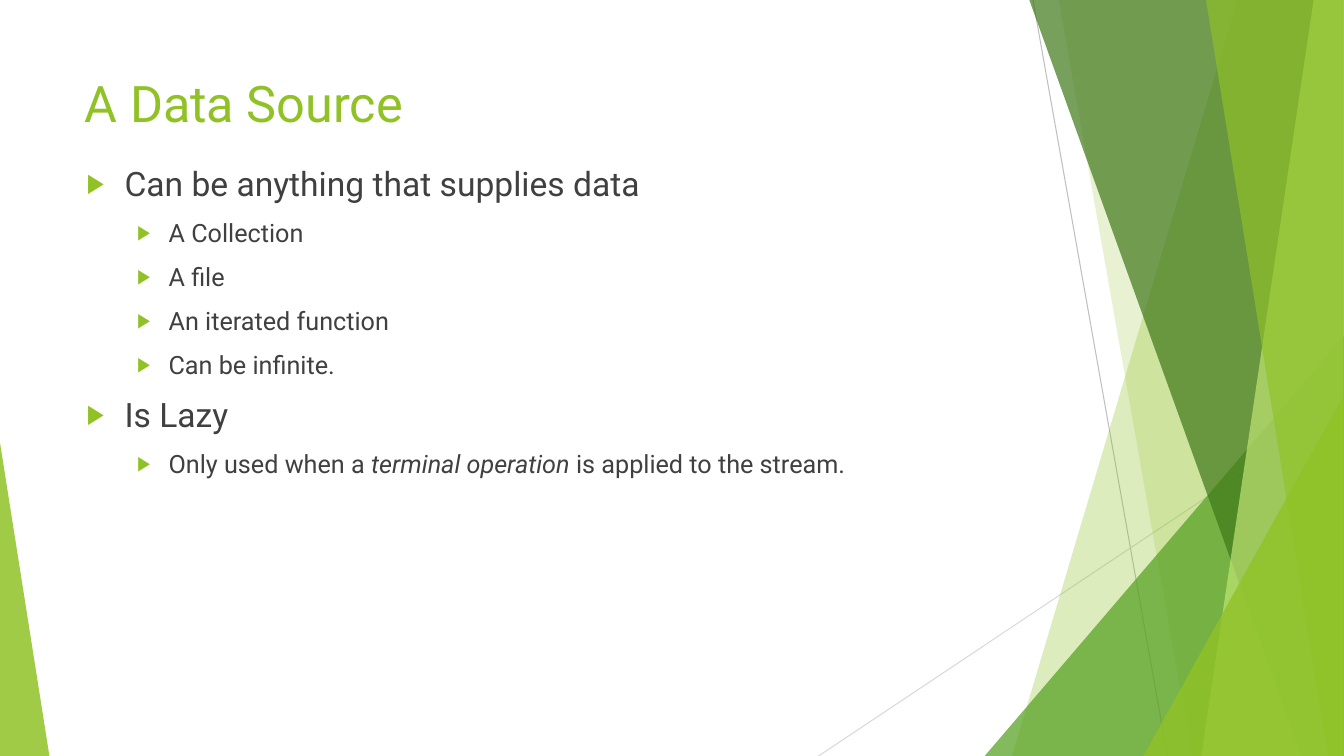
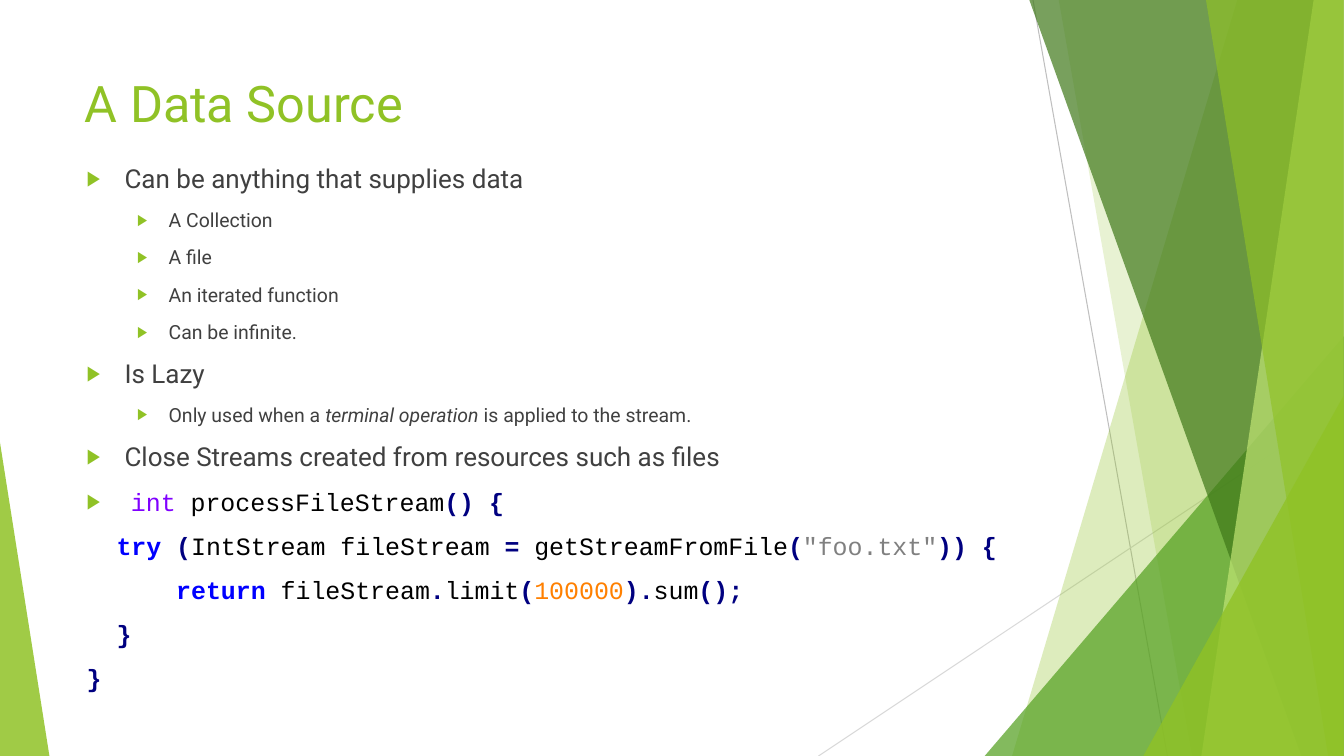
Before and after one commit to RichardRoda/2017-CodePaLOUsa-Lambda, a slide deck: slide 26 of Learning to Love the Lambda in the Stream.pptx. Drawn at 1344x756 pixels with LibreOffice and Linux fonts; fonts in the diff are those of the drawing. Boxes give left, top, right and bottom in pixels: in the first picture for what was removed or moved away, otherwise in the second. Text is boxed around its words. In the diff, an @@ line names an element or a change of style, - is before the commit and + after.

Commit message:
Explain how streams that are backed by resources should be used within a try-with-resources block to close the underlying resource.  Use a tinyurl reference to the GitHub webpage that renders the .pdf slides so people can follow along on their own devices.

```diff
--- a/Learning to Love the Lambda in the Stream.pptx
+++ b/Learning to Love the Lambda in the Stream.pptx
@@ text at (125, 168, 692, 426): size 24 to 18.6 pt in "Can be anything that supplies data", "Is Lazy"; size 18 to 13.9 pt in "A Collection", "A file", "An iterated function", "Can be infinite." and 1 more places @@
@@ text at (117, 446, 967, 605): paragraphs added @@
+▶ Close Streams created from resources such as files
+▶ int processFileStream() {
+try (IntStream fileStream = getStreamFromFile("foo.txt")) {
+return fileStream.limit(100000).sum();
+}
+}
```
Also in this commit, not shown: 11 other slides changed, 7 slides added, 1 slide removed, 1 other file.
